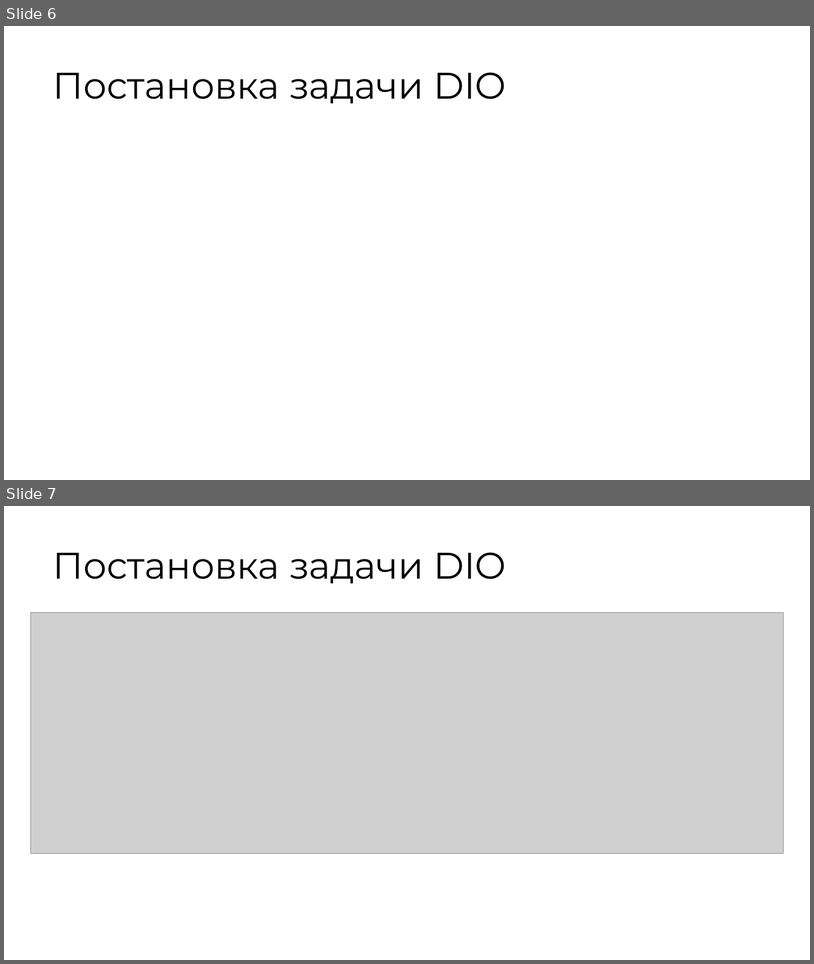
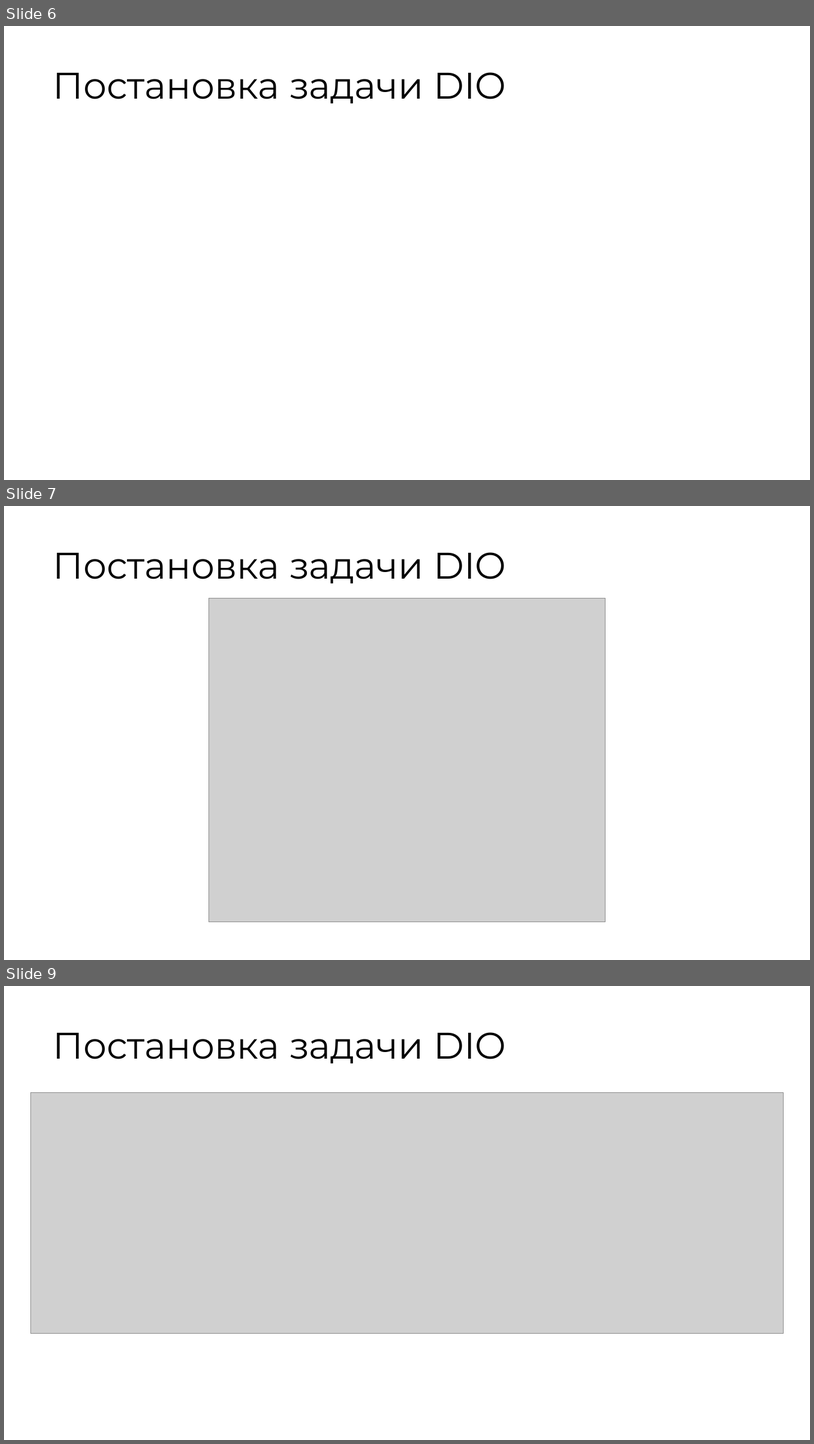
Before and after one commit to Spyke09/Inverese-Programming, a slide deck: docs/presentations/Data-Driven Inverse Optimization.pptx. Shown one above the other, each under a label of ours: slides 6 and 7 before the commit, slides 6, 7 and 9 after it; the slides between them are not shown. The pictures are 814x964 and 814x1444 pixels, drawn with LibreOffice and Linux fonts; fonts in the diff are those of the drawing; grey boxes stand for pictures. Boxes give left, top, right and bottom in pixels: in the first picture for what was removed or moved away, otherwise in the second. Text is boxed around its words. In the diff, an @@ line names an element or a change of style, - is before the commit and + after.

```diff
--- a/docs/presentations/Data-Driven Inverse Optimization.pptx
+++ b/docs/presentations/Data-Driven Inverse Optimization.pptx
@@ slide 7 added at (4, 506, 810, 960), background #FFFFFF @@
@@ title added at (53, 552, 506, 583), 44 pt, text #000000 @@
+Постановка задачи DIO
@@ picture added at (209, 598, 605, 921) @@
@@ what was slide 7 is now slide 9 @@
```
Also in this commit, not shown: 2 other slides added, 1 other file.
